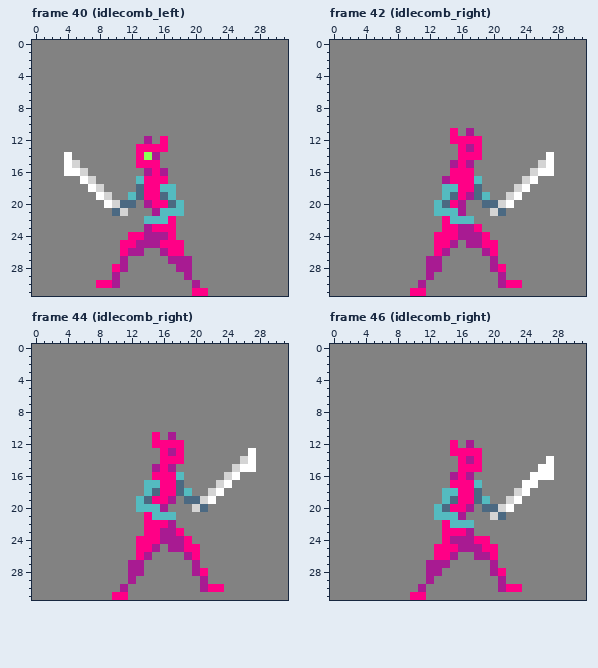
Two versions of one pixel-art file, Assets/Art/MrFish.aseprite. That is the earlier state.
32x32 pixels, 161 frames. Shown: frame 40 (idlecomb_left), frame 42 (idlecomb_right), frame 44 (idlecomb_right), frame 46 (idlecomb_right). The commit also changed other frames, which this record leaves out.
The result:
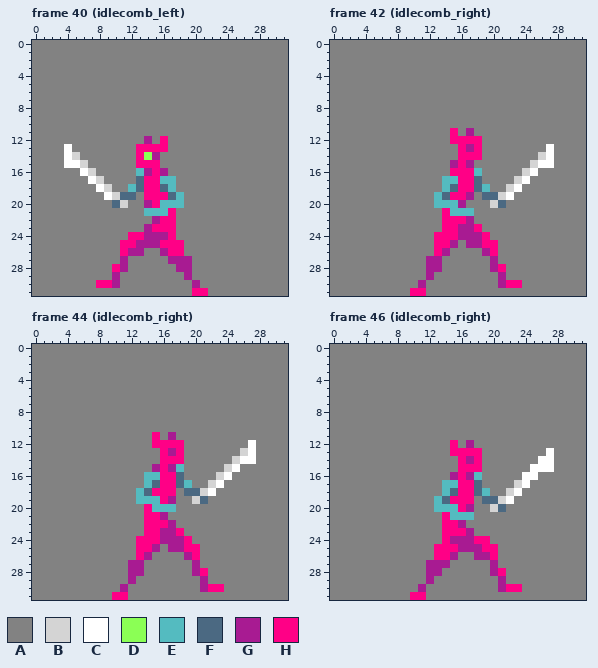
Palette (. is transparent): A #828282  B #d4d4d4  C #ffffff  D #8bff55  E #54bbc0  F #4b6982  G #a81b92  H #ff0086
From the commit log: minor adjustment to left-right combat idle
Difference:
--- frame 40 (idlecomb_left), layers "armnear", "weaponfar", "armfar"
@@ x 2..20 @@
 12 AAAAAAAAAAAAGAHAAAA
-13 AAAAAAAAAAAHHHHAAAA
-14 AACAAAAAAAAHDGAAAAA
-15 AACBAAAAAAAHHHAAAAA
-16 AACCBAAAAAAAGHGAAAA
-17 AAAACBAAAAAEHHHAAAA
-18 AAAAACBAAAAFHHEEAAA
-19 AAAAAACBAAEFHHFEAAA
-20 AAAAAAACBFFAGHHFEAA
-21 AAAAAAAAFBAAAGEEEAA
-22 AAAAAAAAAAAAEEEHAAA
+13 AACAAAAAAAAHHHHAAAA
+14 AACBAAAAAAAHDGAAAAA
+15 AACCBAAAAAAHHHAAAAA
+16 AAAACBAAAAAEGHGAAAA
+17 AAAAACBAAAAFHHEEAAA
+18 AAAAAACBAAEFHHFEAAA
+19 AAAAAAACBFFAHHHFEAA
+20 AAAAAAAAFBAAGHEEEAA
+21 AAAAAAAAAAAAEEEHAAA
+22 AAAAAAAAAAAAAGHHAAA
 23 AAAAAAAAAAAAGHHHAAA
--- frame 42 (idlecomb_right), layers "armnear", "weaponfar", "armfar"
@@ x 11..29 @@
 12 AAAAHHHHAAAAAAAAAAA
-13 AAAAAHGHAAAAAAAAAAA
-14 AAAAAHHHAAAAAAAACAA
-15 AAAAGHGAAAAAAAABCAA
-16 AAAAHHHAAAAAAABCCAA
-17 AAAGHHHEAAAAABCAAAA
-18 AAAEEHHFAAAABCAAAAA
-19 AAAEFHGFEAABCAAAAAA
-20 AAEFHGAAFFBCAAAAAAA
-21 AAEEEGAAABFAAAAAAAA
-22 AAAHEEEAAAAAAAAAAAA
+13 AAAAAHGHAAAAAAAACAA
+14 AAAAAHHHAAAAAAABCAA
+15 AAAAGHGAAAAAAABCCAA
+16 AAAAHHHEAAAAABCAAAA
+17 AAAEEHHFAAAABCAAAAA
+18 AAAEFHHFEAABCAAAAAA
+19 AAEFHHGAFFBCAAAAAAA
+20 AAEEEGAAABFAAAAAAAA
+21 AAAHEEEAAAAAAAAAAAA
+22 AAAHHHGAAAAAAAAAAAA
 23 AAAHHGGHAAAAAAAAAAA
--- frame 44 (idlecomb_right), layers "armnear", "weaponfar", "armfar"
@@ x 11..29 @@
 11 AAAAHAGAAAAAAAAAAAA
-12 AAAAHHHHAAAAAAAAAAA
-13 AAAAAHGHAAAAAAAACAA
-14 AAAAAHHHAAAAAAABCAA
-15 AAAAGHGAAAAAAABCCAA
-16 AAAAHHHEAAAAABCAAAA
-17 AAAEEHHFAAAABCAAAAA
-18 AAAEFHHFEAABCAAAAAA
-19 AAEFHHGAFFBCAAAAAAA
-20 AAEEEGAAABFAAAAAAAA
-21 AAAHEEEAAAAAAAAAAAA
+12 AAAAHHHHAAAAAAAACAA
+13 AAAAAHGHAAAAAAABCAA
+14 AAAAAHHHAAAAAABCCAA
+15 AAAAGHGEAAAAABCAAAA
+16 AAAEEHHFAAAABCAAAAA
+17 AAAEFHHFEAABCAAAAAA
+18 AAEFHHHAFFBCAAAAAAA
+19 AAEEEHGAABFAAAAAAAA
+20 AAAHEEEAAAAAAAAAAAA
+21 AAAHHGAAAAAAAAAAAAA
 22 AAAHHHGAAAAAAAAAAAA
--- frame 46 (idlecomb_right), layers "armnear", "weaponfar", "armfar"
@@ x 11..29 @@
 12 AAAAHAGAAAAAAAAAAAA
-13 AAAAHHHHAAAAAAAAAAA
-14 AAAAAHGHAAAAAAAACAA
-15 AAAAAHHHAAAAAAACCAA
-16 AAAAGHGAAAAAAACCCAA
-17 AAAAHHHEAAAAACCAAAA
-18 AAAEEHHFAAAABCAAAAA
-19 AAAEFHHFEAABCAAAAAA
-20 AAEFHHGAFFBCAAAAAAA
-21 AAEEEGAAABFAAAAAAAA
-22 AAAHEEEAAAAAAAAAAAA
+13 AAAAHHHHAAAAAAAACAA
+14 AAAAAHGHAAAAAAACCAA
+15 AAAAAHHHAAAAAACCCAA
+16 AAAAGHGEAAAAACCAAAA
+17 AAAEEHHFAAAABCAAAAA
+18 AAAEFHHFEAABCAAAAAA
+19 AAEFHHHAFFBCAAAAAAA
+20 AAEEEHGAABFAAAAAAAA
+21 AAAHEEEAAAAAAAAAAAA
+22 AAAHHGAAAAAAAAAAAAA
 23 AAAHHHGAAAAAAAAAAAA
Where, in picture pixels (left, top, right, bottom), the same in both pictures:
changed: (64, 144, 184, 224)
changed: (434, 144, 554, 224)
changed: (136, 440, 256, 520)
changed: (434, 448, 554, 528)
